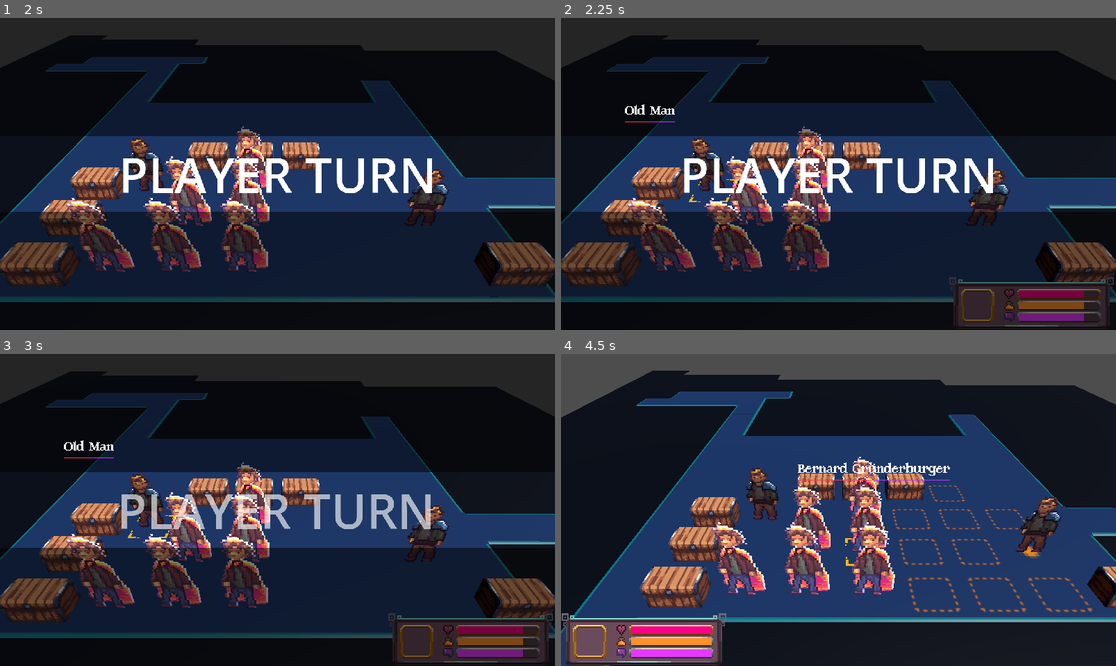
Above: before the commit, frames 1-4 (two rows, left to right).
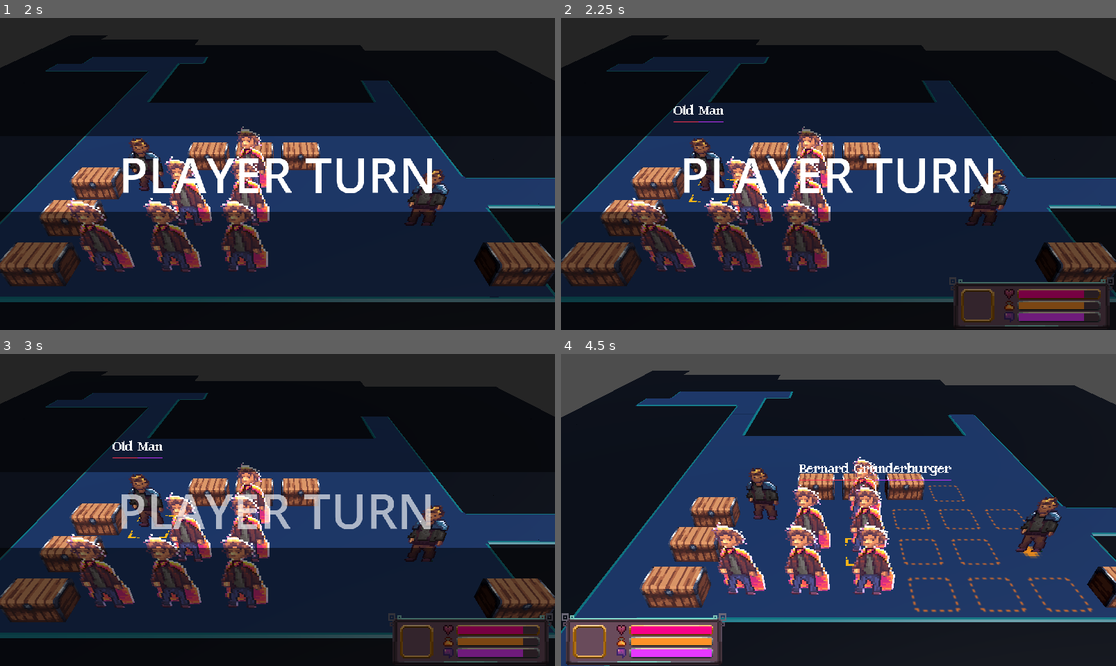
Above: after the commit, the same moments.

Repository: alanhaugen/bachelor-inn
Game: Godot game, scene res://scenes/UI/mainmenu.tscn
Same seed, same stepped clock (60 frames per second), same inputs: the game is played once before the commit and once after it.
Inputs (mouse positions are in pixels of both pictures, inside the frame that each line leads up to):
- Up to frame 1 (2 s): move the mouse to (399, 158) at 0.52 s; hold Right (pan_right) 0.53-1.25 s; hold Mouse wheel down (zoom_in) 0.53-1.25 s; click (399, 158) at 0.67 s; click "Load first level" at 1.25 s
- Up to frame 2 (2.25 s): drag from (727, 189) to (810, 236) at 2.02 s
- Up to frame 3 (3 s): tap Enter at 2.75 s; move the mouse to (333, 441) at 2.77 s; hold Right (pan_right) from 2.78 s (still down); hold Mouse wheel up (zoom_out) from 2.78 s (still down)
- Up to frame 4 (4.5 s): release Right (pan_right) at 3.5 s; release Mouse wheel up (zoom_out) at 3.5 s; drag from (810, 572) to (672, 463) at 3.52 s; tap Space (selected) at 4.25 s; move the mouse to (1005, 556) at 4.27 s; hold Left (pan_left) from 4.28 s (still down); hold Mouse wheel down (zoom_in) from 4.28 s (still down)

Frame 1 is identical in both runs. In frame 2, 0.2% of the frame differs, in the area x 11-30%, y 27-34%; in frame 3, 0.2%; in frame 4, 0.4%, in the area x 42-71%, y 34-41%.

Commit message:
Made healthbar update on damage

Diff:
--- a/scripts/combat/move.gd
+++ b/scripts/combat/move.gd
@@ -34,6 +34,7 @@
 			weapon_damage = character1.weapondamage_modifier
 		var attack_strength: int = character1.strength + weapon_damage;
 		character2.current_health -= attack_strength;
+		character2.update_health_bar();
 		if character2.current_health <= 0:
 			character2.die();
 			Main.level.moves_stack.append(Move.new(start_pos, end_pos, grid_code, units, character1));
--- a/scripts/stats/unit.gd
+++ b/scripts/stats/unit.gd
@@ -60,20 +60,23 @@
 
 ## SKILL TREE
 
-
-func _ready() -> void:
-	camera = get_viewport().get_camera_3d();
+func update_health_bar() -> void:
 	health_bar.health = current_health;
 	health_bar.sanity = current_sanity;
 	health_bar.name_label = unit_name;
 
 
+func _ready() -> void:
+	camera = get_viewport().get_camera_3d();
+	update_health_bar();
+
+
 func _process(_delta: float) -> void:
 	var mesh_3d_position: Vector3 = character.global_transform.origin;
 
 	if camera:
 		var screen_position_2d: Vector2 = camera.unproject_position(mesh_3d_position + Vector3(0, 1, 0))
-		health_bar.position = screen_position_2d - Vector2(150, 0);
+		health_bar.position = screen_position_2d - Vector2(unit_name.length() * 7, 0);
 
 
 func hide_ui() -> void:
